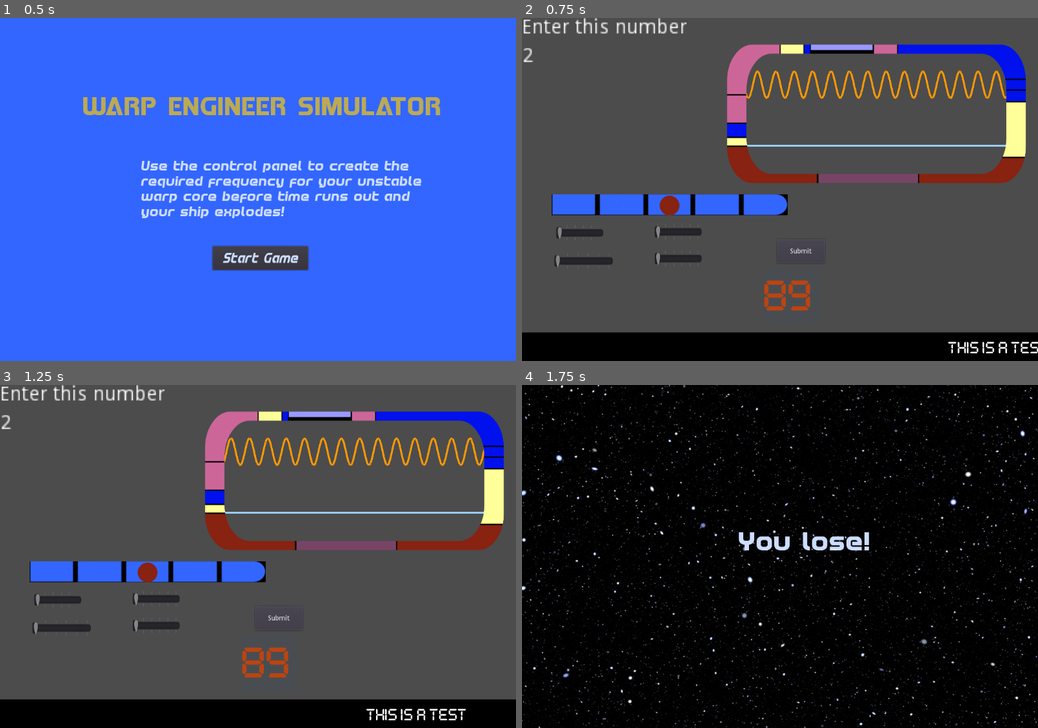
Above: before the commit, frames 1-4 (two rows, left to right).
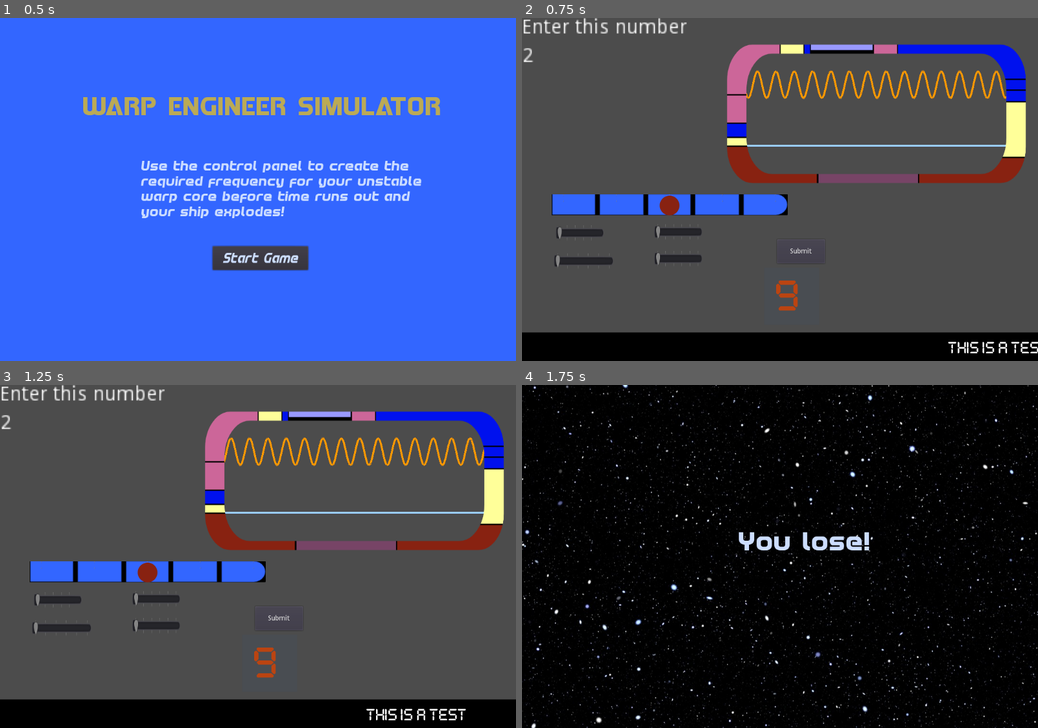
Above: after the commit, the same moments.

Repository: squiggle-at-squiggle/LDJam49
Game: Godot game, scene res://Scenes/Main.tscn
The game is run twice, just before and just after one commit, with the same random seed, the same clock (stepped at 60 frames per second) and the same inputs.
Inputs:
- Up to frame 1 (0.5 s): no input
- Up to frame 2 (0.75 s): click "Start Game" at 0.5 s
- Up to frame 3 (1.25 s): no input
- Up to frame 4 (1.75 s): click "Submit" at 1.25 s

Frame 1 is identical in both runs. In frame 2, 0.5% of the frame differs, in the area x 46-56%, y 76-86%; in frame 3, 0.5%; in frame 4, 6.1%, in the area x 0-100%, y 0-100%.

Commit message:
Fixed the issue with alarm going off when the game was no longer active

Diff:
--- a/Code/Countdown.gd
+++ b/Code/Countdown.gd
@@ -38,6 +38,12 @@
 	if !$AudioStreamPlayer.playing:
 		$AudioStreamPlayer.play()
 
+
 func alarm_off():
 	if $AudioStreamPlayer.playing:
 		$AudioStreamPlayer.stop()
+
+
+func turn_off():
+	$AudioStreamPlayer.stop()
+	active = false
--- a/Code/Main.gd
+++ b/Code/Main.gd
@@ -25,6 +25,7 @@
 
 func LoseGame():
 	$EngineNoise.stop()
+	$Countdown.turn_off()
 	get_tree().call_group("puzzle", "queue_free")
 	$EndScreen.SetText("You lose!")
 	$EndScreen/Control.show()
@@ -35,6 +36,7 @@
 
 func WinGame():
 	$EngineNoise.stop()
+	$Countdown.turn_off()
 	get_tree().call_group("puzzle", "queue_free")
 	$Countdown.stop_timer()
 	$EndScreen.SetText("You win!")
@@ -50,7 +52,7 @@
 	current_puzzle.generate_puzzle($ControlPanel/Control/SliderOne/HSlider.min_value,$ControlPanel/Control/SliderOne/HSlider.max_value)
 	add_child(current_puzzle)
 	solution1 = current_puzzle.solution
-	$Countdown.set_timer(90)
+	$Countdown.set_timer(10)
 	round_counter += 1
 	# destroy current_puzzle
 	# create_new_puzzle
--- a/Scenes/EndScreen.tscn
+++ b/Scenes/EndScreen.tscn
@@ -21,7 +21,7 @@
 }
 
 [node name="ColorRect" type="Sprite" parent="Control"]
-position = Vector2( 313.719, 129.243 )
+position = Vector2( 554.052, 400.587 )
 texture = ExtResource( 5 )
 
 [node name="MessageText" type="Label" parent="Control"]
